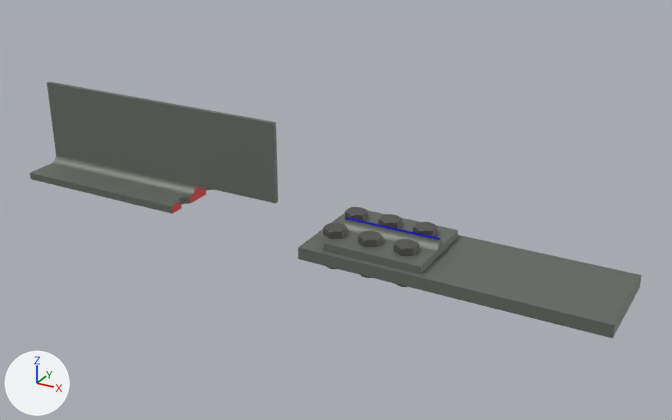
Two versions of the glTF model Models/Untitled.glb, one commit apart.
Rendered twice from a 50 mm camera at (0.85, -1.494, 3.687) aimed at (0.017, 0.02, 2.929). Arrows for +X, +Y and +Z are at lower left; the lights stay in place. The first picture is the older version.

The first picture shows 'Bolt', 'PL1x8', 'WT8x25', 'WT8x25.001'.
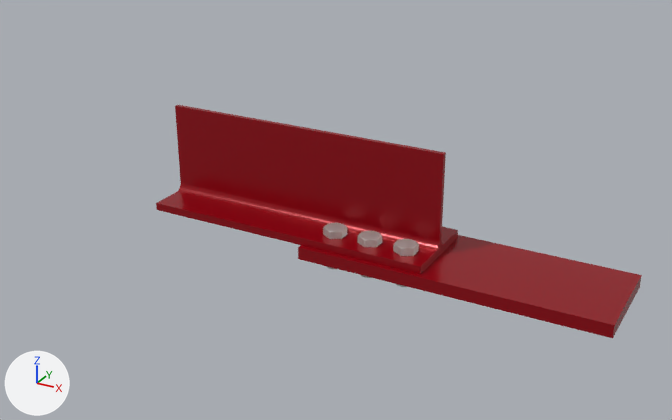
Pixel boxes (x1, y1, x2, y2) of what changed, in the pictures (672 x 420 px):
'WT8x25', recoloured, surface changed, moved (grey to red)
    before: (30, 82, 278, 214)
    after: (156, 105, 446, 251)
'PL1x8', recoloured, surface changed (grey to red)
    both: (298, 235, 642, 338)
'WT8x25.001', recoloured, surface changed (grey to red)
    both: (324, 219, 458, 274)
'Bolt', recoloured (lighter)
    both: (323, 223, 419, 287)

The change in detail:
Material 'Bolts' (mat_bolts) changes colour from dark grey #646362 to light grey #c7c6c3; in linear values from (0.128, 0.126, 0.123) to (0.571, 0.565, 0.547).
Material 'Unfocused' (mat_unfocused) changes colour from grey #82867f to red #980012; in linear values from (0.224, 0.24, 0.214) to (0.316, 0.0, 0.00621).
In material 'Unfocused' (mat_unfocused), metallic goes from 0.75 to 0.25.
In material 'Unfocused' (mat_unfocused), roughness goes from 0.623 to 0.25.
Material 'Tensile surface' (mat_tensile_surface) changes colour from red #e72225 to yellow #e2e700; in linear values from (0.8, 0.0159, 0.0183) to (0.757, 0.8, 0.0).
In material 'Shear surface' (mat_shear_surface), metallic goes from 1.0 to 0.0.
Object 'WT8x25' (ob_wt8x25) moves from (-0.416, 0.0, 2.996) to (-0.051, 0.0, 2.996).
